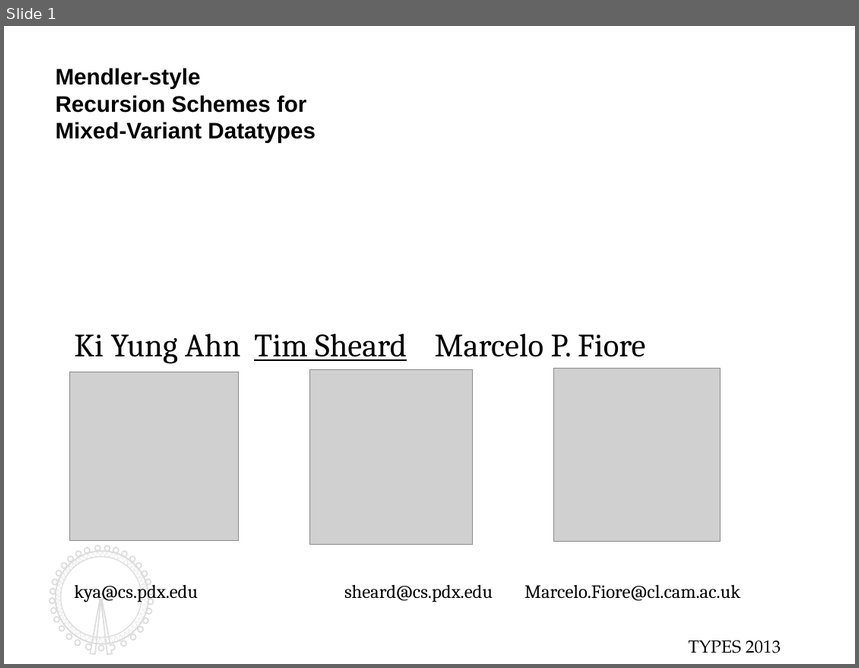
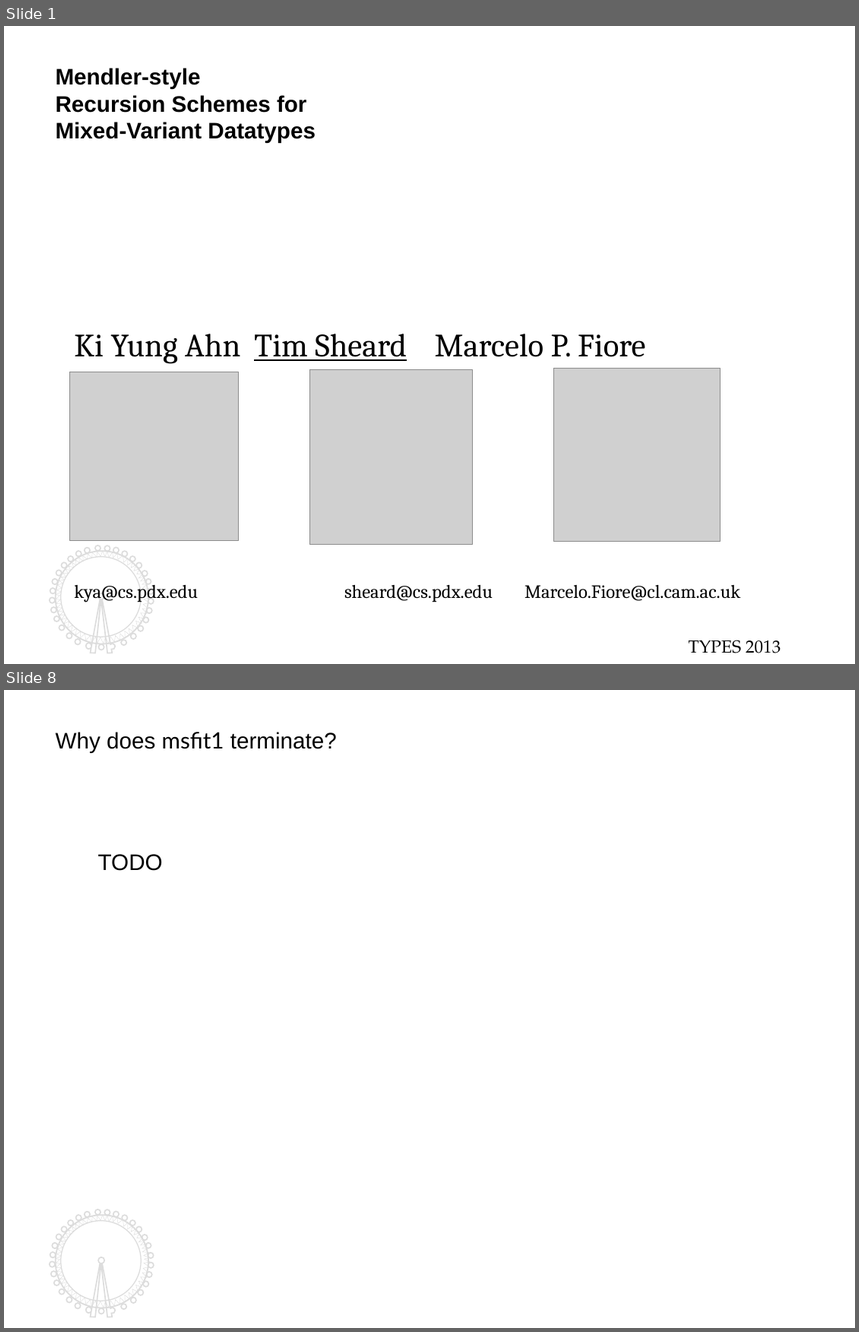
Before and after one commit to kyagrd/nax, a slide deck: trunk/draft/TYPES13/ppt/myslide.odp. Shown one above the other, each under a label of ours: slide 1 before the commit, slides 1 and 8 after it; the slides between them are not shown. The pictures are 859x668 and 859x1332 pixels, drawn with LibreOffice and Linux fonts; fonts in the diff are those of the drawing; grey boxes stand for pictures. Boxes give left, top, right and bottom in pixels: in the first picture for what was removed or moved away, otherwise in the second. Text is boxed around its words. In the diff, an @@ line names an element or a change of style, - is before the commit and + after.

```diff
--- a/trunk/draft/TYPES13/ppt/myslide.odp
+++ b/trunk/draft/TYPES13/ppt/myslide.odp
@@ slide 8 added at [4, 690, 855, 1328], background #FFFFFF; not listed: 4 template elements that a slide beside it also shows @@
@@ text added at [56, 732, 337, 753], 18 pt, text #000000 @@
+Why does msfit1 terminate?
@@ text added at [98, 854, 163, 871], 18 pt, text #000000 @@
+TODO
@@ slide 1 changed as well @@
@@ freeform shape at [49, 547, 154, 655]: outline redrawn @@
```
Also in this commit, not shown: 2 other slides changed, 5 other slides added, 3 slides removed, 1 other file.
